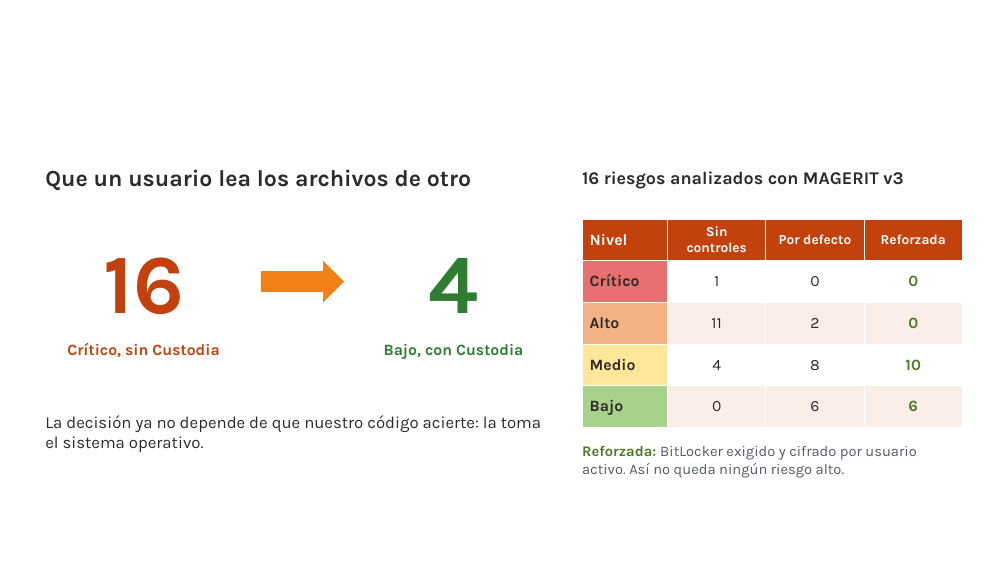
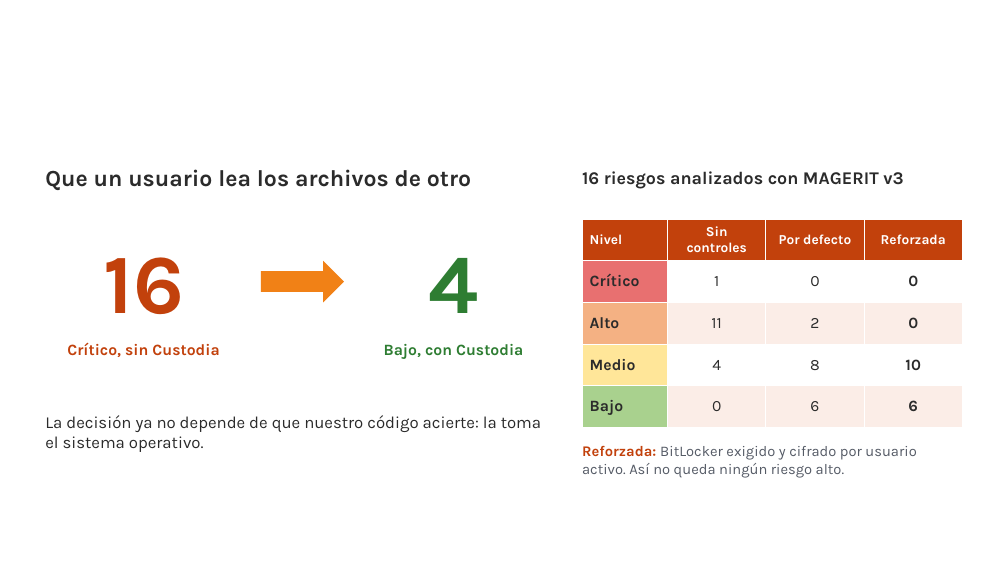
Before and after one commit to yanni2327/custodia, a slide deck: slide 10 of docs/Custodia_charla_TED.pptx (slide 8 before the commit). Drawn at 1008x567 pixels with LibreOffice and Linux fonts; fonts in the diff are those of the drawing; background and template pictures are left out. Boxes give left, top, right and bottom in pixels: in the first picture for what was removed or moved away, otherwise in the second. Text is boxed around its words. In the diff, an @@ line names an element or a change of style, - is before the commit and + after.

```diff
--- a/docs/Custodia_charla_TED.pptx
+++ b/docs/Custodia_charla_TED.pptx
@@ table at (x1=582, y1=219, x2=963, y2=427) @@
@@ size 15 to 13 pt in "Nivel" @@
@@ text colour #4E7A28 to #2B2B2B in "0", "0", "10", "6" @@
@@ text "Reforzada: BitLocker exigido y cifrado ..." at (x1=582, y1=446, x2=916, y2=478): text colour #4E7A28 to #C2410C in "Reforzada:" @@
```
Also in this commit, not shown: 8 other slides changed, 4 slides added, 1 other file.
